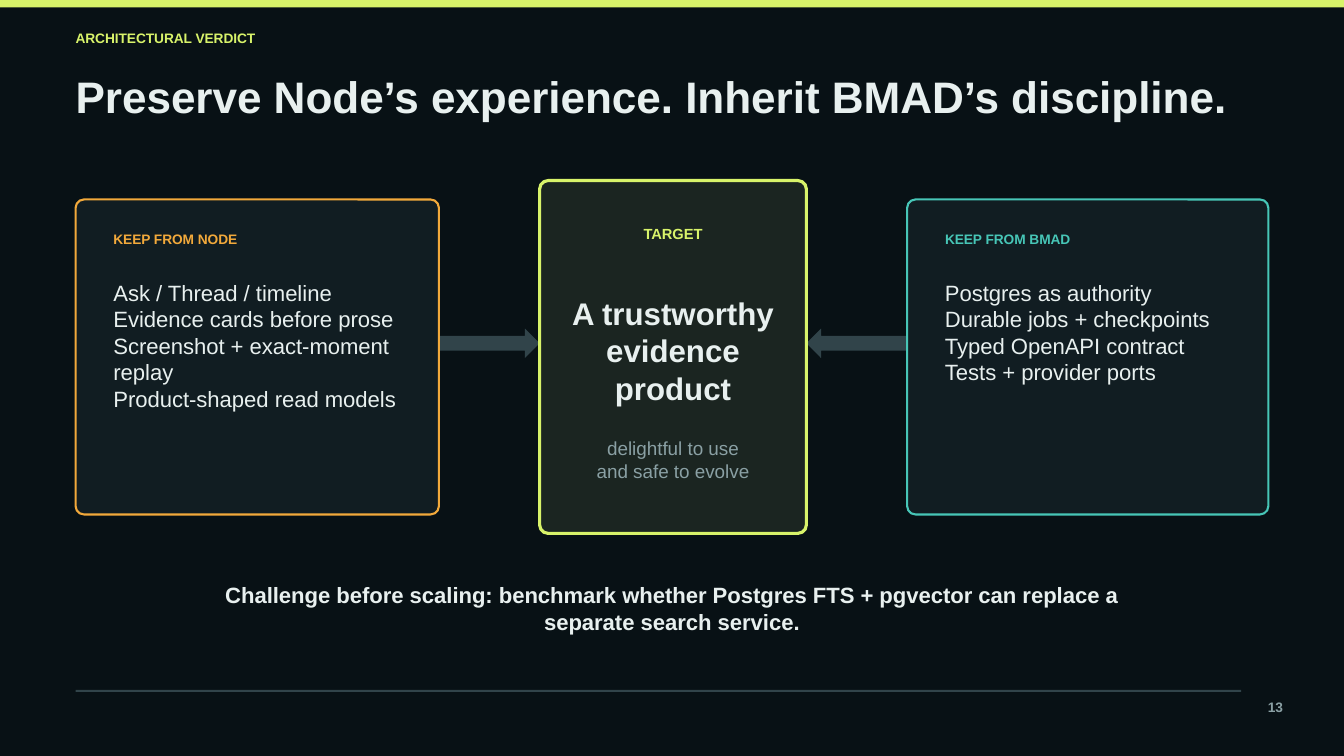
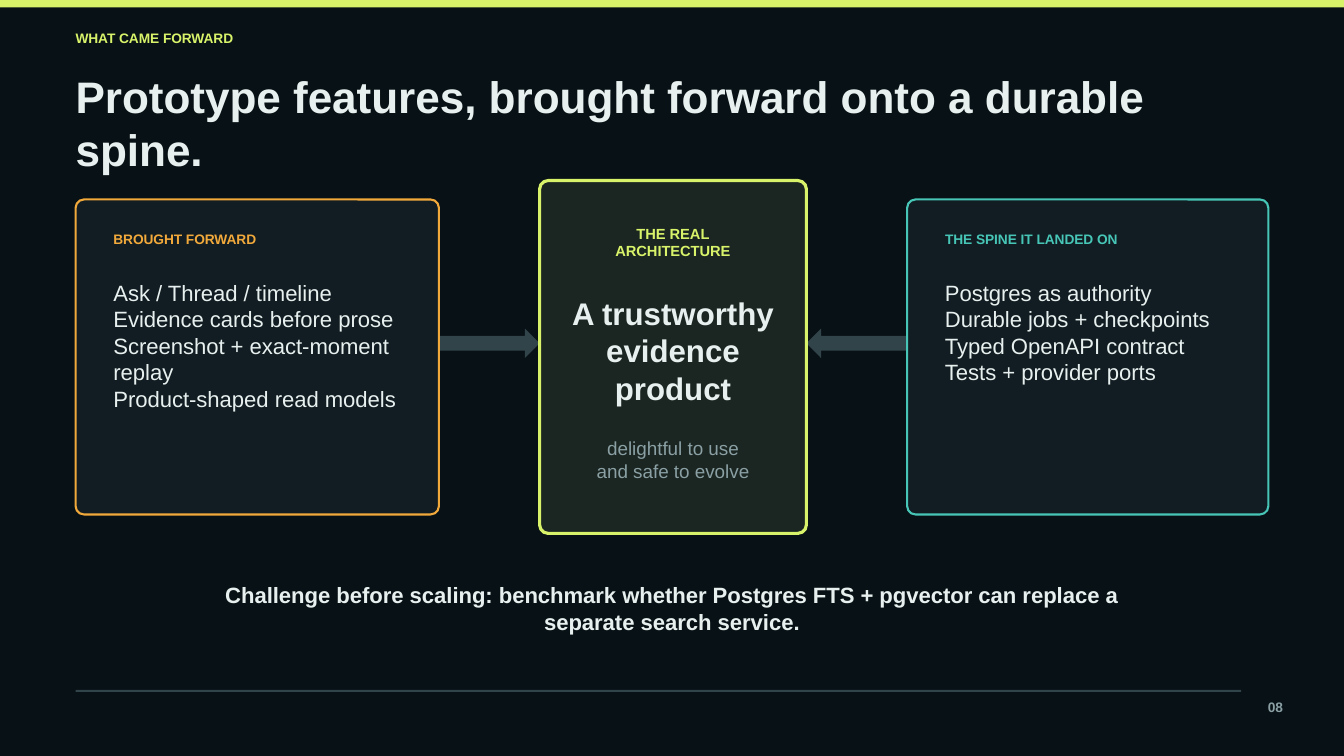
Before and after one commit to tgoeke/july-2026-ai-americas-cohort-meetingminer, a slide deck: slide 8 of docs/MeetingMiner-15-minute-capstone.pptx (slide 13 before the commit). Drawn at 1344x756 pixels with LibreOffice and Linux fonts; fonts in the diff are those of the drawing. Boxes give left, top, right and bottom in pixels: in the first picture for what was removed or moved away, otherwise in the second. Text is boxed around its words. In the diff, an @@ line names an element or a change of style, - is before the commit and + after.

```diff
--- a/docs/MeetingMiner-15-minute-capstone.pptx
+++ b/docs/MeetingMiner-15-minute-capstone.pptx
@@ text at (76, 33, 233, 43): text changed @@
-ARCHITECTURAL VERDICT
+WHAT CAME FORWARD
@@ text at (76, 81, 1144, 174): text changed @@
-Preserve Node’s experience. Inherit BMAD’s discipline.
+Prototype features, brought forward onto a durable spine.
@@ text at (113, 234, 256, 244): text changed @@
-KEEP FROM NODE
+BROUGHT FORWARD
@@ text at (615, 229, 730, 256): text changed @@
-TARGET
+THE REAL
+ARCHITECTURE
@@ text at (945, 234, 1118, 244): text changed @@
-KEEP FROM BMAD
+THE SPINE IT LANDED ON
@@ text at (1268, 702, 1283, 712): text changed @@
-13
+08
```
Also in this commit, not shown: 10 other slides changed, 7 slides removed, 1 other file.
